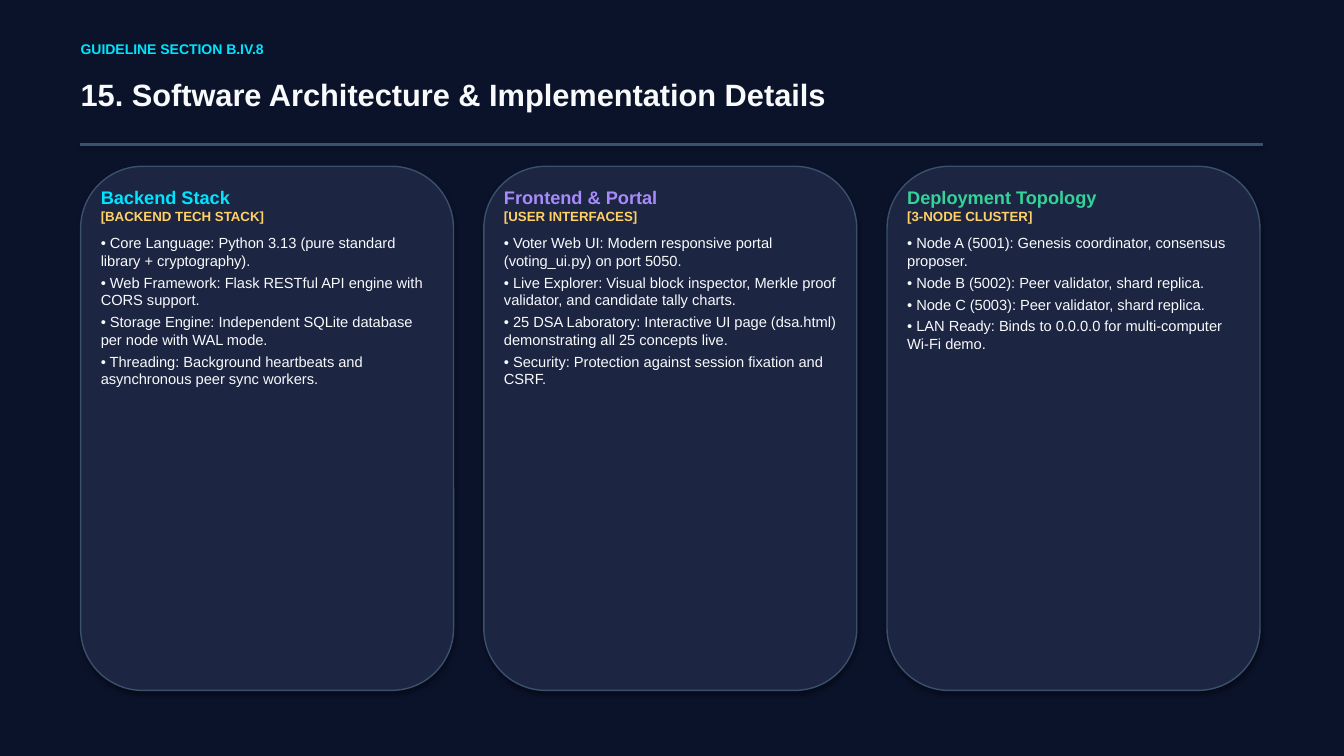
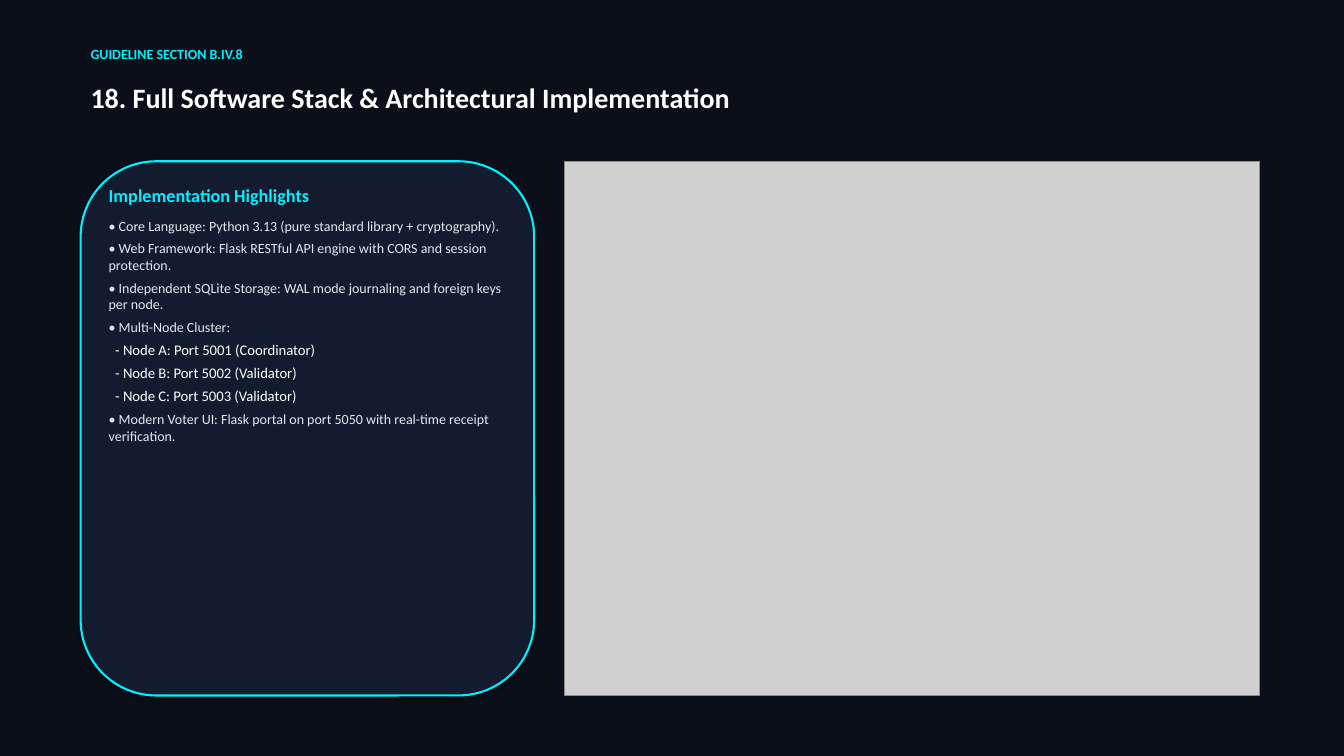
Before and after one commit to kgnawinkg-tech/Decentralised-Voting-System, a slide deck: slide 19 of Decentralized_Blockchain_Voting_System_DSA.pptx (slide 16 before the commit). Drawn at 1344x756 pixels with LibreOffice and Linux fonts; fonts in the diff are those of the drawing; grey boxes stand for pictures. Boxes give left, top, right and bottom in pixels: in the first picture for what was removed or moved away, otherwise in the second. Text is boxed around its words. In the diff, an @@ line names an element or a change of style, - is before the commit and + after.

```diff
--- a/Decentralized_Blockchain_Voting_System_DSA.pptx
+++ b/Decentralized_Blockchain_Voting_System_DSA.pptx
@@ background #0B132B to #0B0F19 @@
@@ text "GUIDELINE SECTION B.IV.8" at bbox=[91, 49, 243, 59]: font Arial to Calibri, text colour #00E5FF to #00F0FF @@
@@ text at bbox=[91, 88, 730, 113]: text changed; size 22 to 20 pt; font Arial to Calibri; text colour #F8FAFC to #FFFFFF @@
-15. Software Architecture & Implementation Details
+18. Full Software Stack & Architectural Implementation
@@ rectangle removed at bbox=[81, 143, 1263, 145] @@
@@ rounded rectangle: place and size @@
-rounded rectangle at bbox=[81, 166, 454, 691]
+rounded rectangle at bbox=[81, 161, 534, 696]
@@ rounded rectangle at bbox=[81, 161, 534, 696]: fill #1C2541 to #131C2E; outline #3A506B 1 pt to #00F0FF 1.5 pt @@
@@ text "Implementation Highlights": place and size @@
-text "Implementation Highlights" at bbox=[101, 191, 423, 387]
+text "Implementation Highlights" at bbox=[109, 189, 501, 441]
@@ rounded rectangle removed at bbox=[484, 166, 857, 691] @@
@@ picture added at bbox=[565, 161, 1260, 696] @@
@@ rounded rectangle removed at bbox=[887, 166, 1260, 691] @@
@@ text at bbox=[109, 189, 309, 205]: text changed; size 9.5 to 13 pt; font Arial to Calibri; text colour #FFD166 to #00F0FF @@
-Backend Stack
-[BACKEND TECH STACK]
+Implementation Highlights
@@ text removed at bbox=[504, 191, 836, 384] @@
-Frontend & Portal
-[USER INTERFACES]
-• Voter Web UI: Modern responsive portal (voting_ui.py) on port 5050.
-• Live Explorer: Visual block inspector, Merkle proof validator, and candidate tally charts.
-• 25 DSA Laboratory: Interactive UI page (dsa.html) demonstrating all 25 concepts live.
-• Security: Protection against session fixation and CSRF.
@@ text removed at bbox=[907, 191, 1226, 349] @@
-Deployment Topology
-[3-NODE CLUSTER]
-• Node A (5001): Genesis coordinator, consensus proposer.
-• Node B (5002): Peer validator, shard replica.
-• Node C (5003): Peer validator, shard replica.
-• LAN Ready: Binds to 0.0.0.0 for multi-computer Wi-Fi demo.
@@ text at bbox=[119, 221, 500, 234]: size 10.5 to 10 pt, font Arial to Calibri, text colour #F8FAFC to #E2E8F0 in "• Core Language: Python 3.13 (pure standard ..."; more space between paragraphs @@
@@ text at bbox=[109, 243, 501, 441]: text changed; size 10.5 to 10 pt; font Arial to Calibri; text colour #F8FAFC to #E2E8F0 @@
-• Web Framework: Flask RESTful API engine with CORS support.
-• Storage Engine: Independent SQLite database per node with WAL mode.
-• Threading: Background heartbeats and asynchronous peer sync workers.
+• Web Framework: Flask RESTful API engine with CORS and session protection.
+• Independent SQLite Storage: WAL mode journaling and foreign keys per node.
+• Multi-Node Cluster:
+- Node A: Port 5001 (Coordinator)
+- Node B: Port 5002 (Validator)
+- Node C: Port 5003 (Validator)
+• Modern Voter UI: Flask portal on port 5050 with real-time receipt verification.
```
Also in this commit, not shown: 6 other slides changed, 16 slides added, 13 slides removed, 10 other files.
